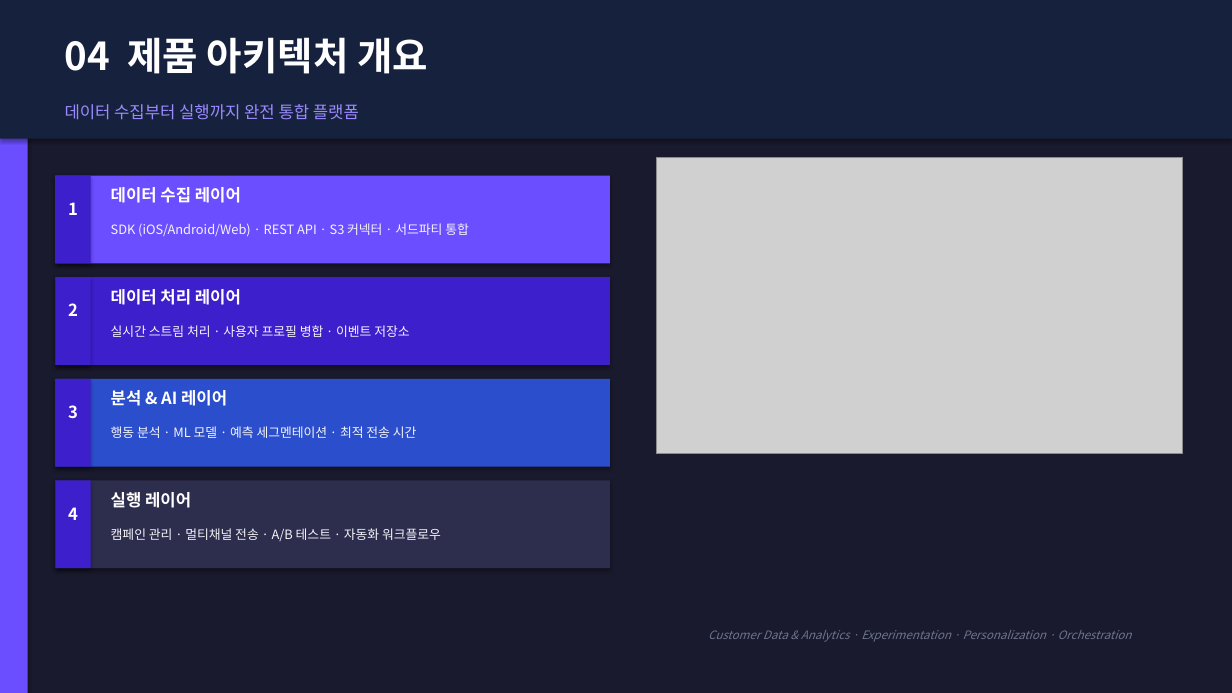
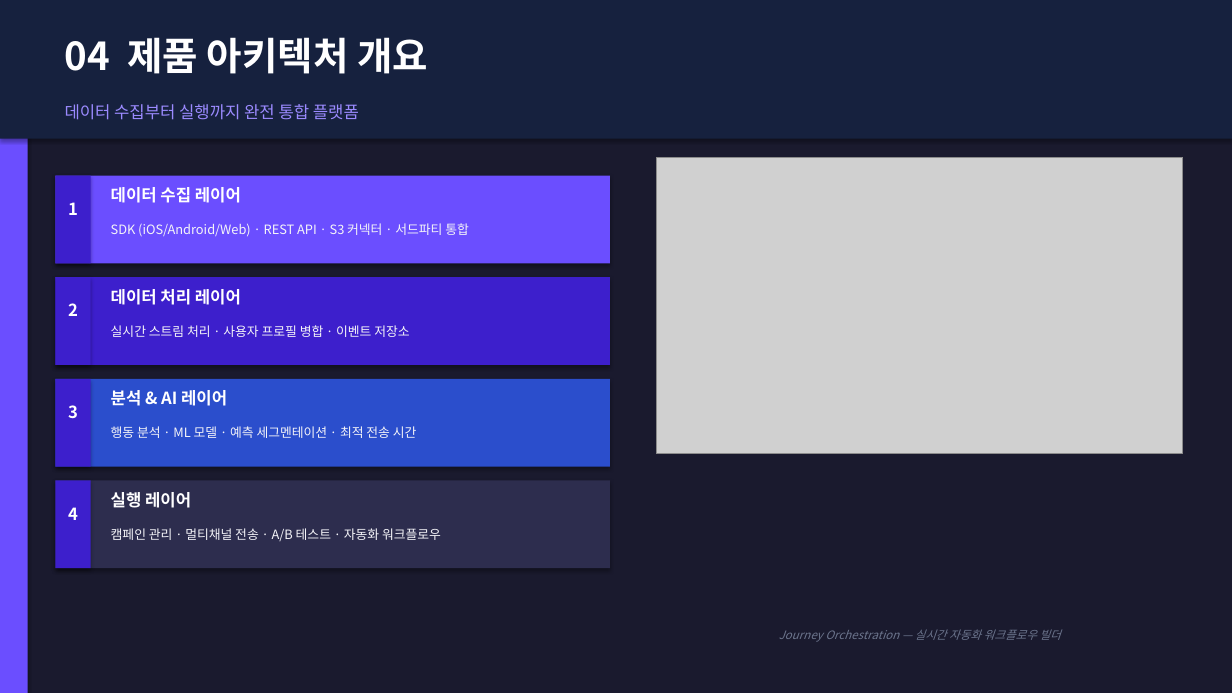
Before and after one commit to redskio/pepper, a slide deck: slide 6 of output/clevertap_proposal_kr_v5.pptx. Drawn at 1232x693 pixels with LibreOffice and Linux fonts; fonts in the diff are those of the drawing; grey boxes stand for pictures. Boxes give left, top, right and bottom in pixels: in the first picture for what was removed or moved away, otherwise in the second. Text is boxed around its words. In the diff, an @@ line names an element or a change of style, - is before the commit and + after.

```diff
--- a/output/clevertap_proposal_kr_v5.pptx
+++ b/output/clevertap_proposal_kr_v5.pptx
@@ text at <box>779,629,1061,642</box>: text changed @@
-Customer Data & Analytics · Experimentation · Personalization · Orchestration
+Journey Orchestration — 실시간 자동화 워크플로우 빌더
```
Also in this commit, not shown: 11 other slides changed, 1 other file.
